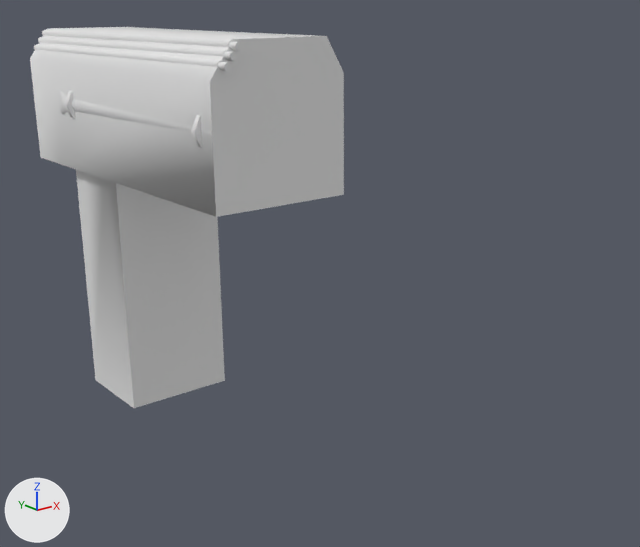
A saved change to the OBJ model resources/models/main.obj.
Rendered twice from a 50 mm camera at (-365.0, -637.0, 90.0) aimed at (37.0, -135.0, -111.0). The lights are fixed; the arrows at lower left show +X, +Y and +Z. Materials are left out; every surface is plain grey. Objects named as collision shapes, trigger or cutter boxes, shadow casters or lower levels of detail are left out. Where no turn or scale is listed for an object, it has been applied to the vertices.

Objects in the first picture: 'hole', 'pipes', 'pipes_outline', 'tube_outline', 'wall'.
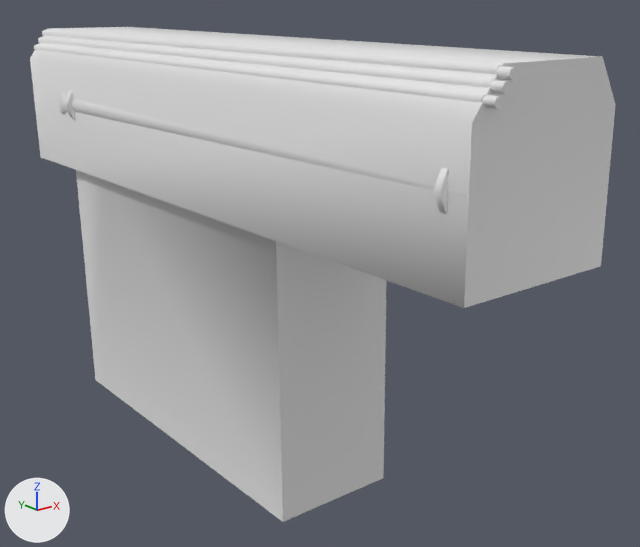
Boxes (x1, y1, x2, y2) around the edits, measured in the pictures (640 x 547 px; the box of a moved part takes in the faces that stretch with it):
'wall', reshaped (86% wider, 48% taller): before (30, 27, 344, 217); after (30, 27, 616, 308)
'hole', reshaped (108% wider, 48% taller): before (76, 170, 225, 408); after (76, 170, 387, 522)
'pipes_outline', reshaped (136% wider, 92% taller): before (35, 29, 232, 67); after (35, 29, 501, 103)
'tube_outline', reshaped: before (61, 91, 212, 148); after (61, 91, 467, 213)
'pipes', reshaped (131% wider, 93% taller): before (34, 31, 243, 71); after (34, 31, 518, 109)
'ladder_outline.001', added: after (328, 270, 345, 275)
part 1 of me_hole, moved or reshaped: before (98, 179, 225, 408); after (98, 180, 387, 522)
part 4 of me_tube_outline, moved or reshaped: before (191, 115, 202, 148); after (433, 168, 449, 213)
part 5 of me_tube_outline, moved or reshaped: before (88, 112, 212, 135); after (87, 112, 467, 197)
part 6 of me_wall, moved or reshaped: before (58, 29, 344, 217); after (58, 29, 616, 308)

What the commit changed:
me_hole has 24 vertices, 26 faces and spans x -47.0..51.0, y 30.0..108.0, z -262.0..-54.0.
me_hole is used by ob_hole; location (0.0, 0.0, 0.0).
me_hole part 1: all 11 vertices in x -47.0..51.0, y 30.0, z -262.0..-54.0 are moved by (0.0, -224.0, -3.0).
me_pipes has 54 vertices, 96 faces and spans x -50.0..-35.0, y -146.0..171.0, z 42.0..62.0.
me_pipes is used by ob_pipes; location (0.0, 0.0, 0.0).
me_pipes part 2: the whole mesh is multiplied about its middle by the matrix ((1.0, 0.0, 0.0), (0.0, 1.708, 0.0), (0.0, 0.009, 1.0)), then moved by (0.0, -112.0, -1.0).
me_pipes_outline has 54 vertices, 96 faces and spans x -51.0..-35.0, y -138.0..167.0, z 41.0..63.0.
me_pipes_outline is used by ob_pipes_outline; location (0.0, 0.0, 0.0).
me_pipes_outline part 3: the whole mesh is multiplied about its middle by the matrix ((1.0, 0.0, 0.0), (0.0, 1.735, 0.0), (0.0, 0.009, 1.0)), then moved by (0.0, -112.0, -1.0).
me_tube_outline has 78 vertices, 144 faces and spans x -62.0..-31.0, y -138.0..118.0, z -12.0..18.0.
me_tube_outline is used by ob_tube_outline; location (0.0, 0.0, 0.0).
me_tube_outline part 4: the loose piece of 18 vertices spanning x -62.0..-31.0, y -125.0..-121.0, z -11.0..18.0 is moved by (0.0, -224.0, -3.0).
me_tube_outline part 5: all 9 vertices in x -57.0..-32.0, y -138.0, z -8.0..15.0 are moved by (0.0, -224.0, -3.0).
me_wall has 18 vertices, 28 faces and spans x -57.0..57.0, y -139.0..167.0, z -54.0..63.0.
me_wall is used by ob_wall; location (0.0, 0.0, 0.0).
Before the commit, vertices of me_wall: 0 (-56.0, -139.0, -52.0) at pixel (216, 216), 1 (56.0, -139.0, -52.0) at pixel (343, 194), 2 (-38.0, -139.0, 63.0) at pixel (233, 39), 3 (40.0, -139.0, 63.0) at pixel (326, 35), 8 (-57.0, -139.0, 37.0) at pixel (209, 81).
Before the commit, vertices of me_wall: 9 (55.0, -139.0, 37.0) at pixel (343, 72).
Part 6, on me_wall:
Vertices 0 to 3, 8, 9 of me_wall move by (0.0, -224.0, -3.0).
Mesh me_ladder_outline_001 is new.
It has 214 vertices, 376 faces and spans x -12.0..19.0, y -195.0..-187.0, z -264.0..-51.0.
Object 'ladder_outline.001' (ob_ladder_outline_001) is new; it shows me_ladder_outline_001.
Its location is (0.0, 0.0, 0.0).
